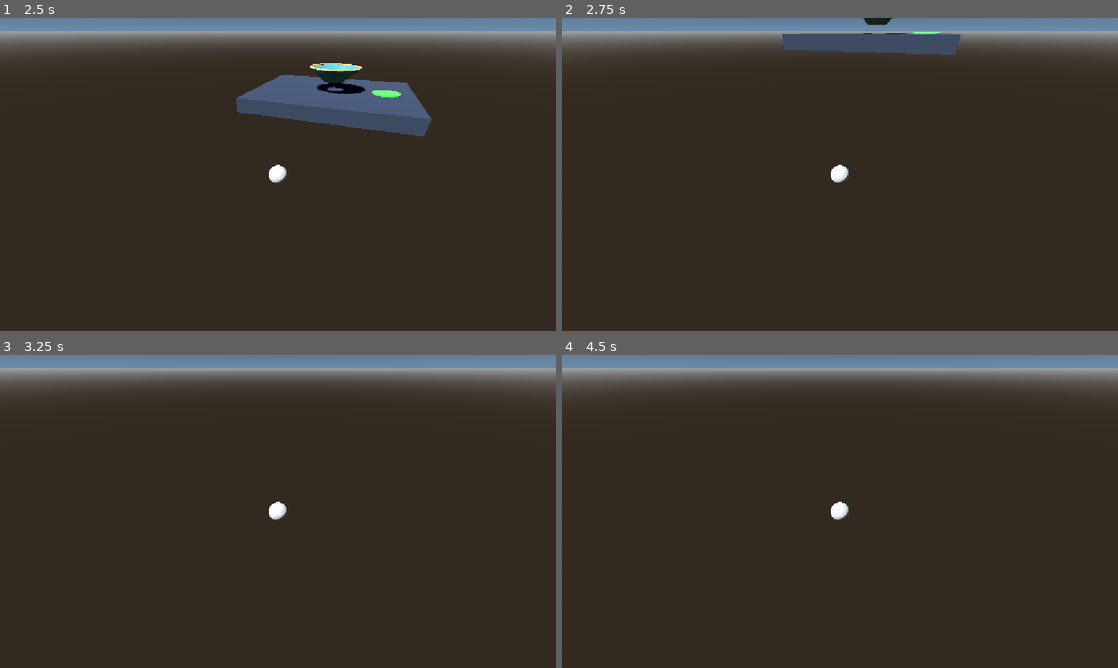
Above: before the commit, frames 1-4 (two rows, left to right).
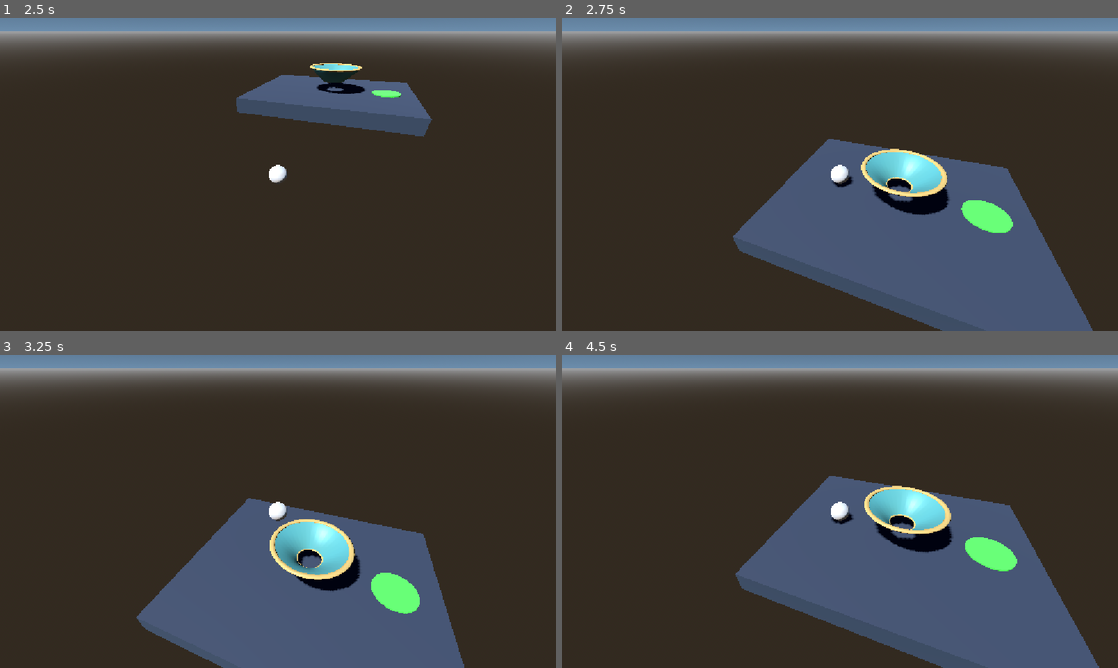
Above: after the commit, the same moments.

Repository: DestroyerMob/rolypoly
Game: Godot game, scene res://scenes/obstacles/funnel_demo.tscn
Same seed, same stepped clock (60 frames per second), same inputs: the game is played once before the commit and once after it. This scene is started directly instead of the project's main scene.
Inputs:
- Up to frame 1 (2.5 s): tap Enter at 0.5 s; hold D (right) 0.53-1.28 s; tap Space (jump) at 0.77, 1.52 s; hold S (backward) 1.28-2.03 s; hold D (right) from 2.03 s (still down)
- Up to frame 2 (2.75 s): keep holding D (right)
- Up to frame 3 (3.25 s): release D (right) at 2.78 s; hold W (forward) from 2.78 s (still down); tap Space (jump) at 3.02 s
- Up to frame 4 (4.5 s): release W (forward) at 3.53 s; hold A (left) from 3.53 s (still down); tap Space (jump) at 3.77 s

Frame 1 is identical in both runs. In frame 2, 27% of the frame differs, in the area x 30-96%, y 0-100%; in frame 3, 23%; in frame 4, 25%.

Commit message:
updated deathzone

Diff:
--- a/scenes/obstacles/funnel_demo.tscn
+++ b/scenes/obstacles/funnel_demo.tscn
@@ -1,8 +1,9 @@
-[gd_scene load_steps=11 format=3]
+[gd_scene load_steps=12 format=3]
 
 [ext_resource type="PackedScene" path="res://packed_scenes/player.tscn" id="1_player"]
 [ext_resource type="PackedScene" path="res://scenes/obstacles/funnel.tscn" id="2_funnel"]
 [ext_resource type="Script" path="res://scripts/camera.gd" id="3_camera"]
+[ext_resource type="PackedScene" path="res://scenes/death_zone.tscn" id="4_death_zone"]
 
 [sub_resource type="BoxShape3D" id="BoxShape3D_floor"]
 size = Vector3(12, 1, 10)
@@ -65,6 +66,9 @@
 material_override = SubResource("StandardMaterial3D_target")
 mesh = SubResource("CylinderMesh_target")
 
+[node name="DeathZone" parent="." instance=ExtResource("4_death_zone")]
+position = Vector3(0, -5, 0)
+
 [node name="Camera3D" type="Camera3D" parent="."]
 transform = Transform3D(1, 0, 0, 0, 0.786744, 0.617279, 0, -0.617279, 0.786744, 0, 7, 8.5)
 script = ExtResource("3_camera")
--- a/scenes/obstacles/ladle_demo.tscn
+++ b/scenes/obstacles/ladle_demo.tscn
@@ -1,8 +1,9 @@
-[gd_scene load_steps=10 format=3]
+[gd_scene load_steps=11 format=3]
 
 [ext_resource type="PackedScene" path="res://packed_scenes/player.tscn" id="1_player"]
 [ext_resource type="PackedScene" path="res://scenes/obstacles/ladle.tscn" id="2_ladle"]
 [ext_resource type="Script" path="res://scripts/camera.gd" id="3_camera"]
+[ext_resource type="PackedScene" path="res://scenes/death_zone.tscn" id="4_death_zone"]
 
 [sub_resource type="BoxShape3D" id="BoxShape3D_floor"]
 size = Vector3(16, 1, 10)
@@ -46,6 +47,9 @@
 [node name="Player" parent="." instance=ExtResource("1_player")]
 position = Vector3(0.08, 0.88, 0)
 
+[node name="DeathZone" parent="." instance=ExtResource("4_death_zone")]
+position = Vector3(0, -5, 0)
+
 [node name="Camera3D" type="Camera3D" parent="."]
 position = Vector3(4.3, 7.5, 12)
 script = ExtResource("3_camera")
--- a/scenes/obstacles/masher_demo.tscn
+++ b/scenes/obstacles/masher_demo.tscn
@@ -1,8 +1,9 @@
-[gd_scene load_steps=9 format=3]
+[gd_scene load_steps=10 format=3]
 
 [ext_resource type="PackedScene" path="res://packed_scenes/player.tscn" id="1_player"]
 [ext_resource type="PackedScene" path="res://scenes/obstacles/masher.tscn" id="2_masher"]
 [ext_resource type="Script" path="res://scripts/camera.gd" id="3_camera"]
+[ext_resource type="PackedScene" path="res://scenes/death_zone.tscn" id="4_death_zone"]
 
 [sub_resource type="BoxShape3D" id="BoxShape3D_floor"]
 size = Vector3(10, 1, 10)
@@ -45,6 +46,9 @@
 
 [node name="Masher" parent="." instance=ExtResource("2_masher")]
 
+[node name="DeathZone" parent="." instance=ExtResource("4_death_zone")]
+position = Vector3(0, -5, 0)
+
 [node name="Camera3D" type="Camera3D" parent="."]
 transform = Transform3D(1, 0, 0, 0, 0.786744, 0.617279, 0, -0.617279, 0.786744, 0, 7, 7.5)
 script = ExtResource("3_camera")
--- a/scenes/obstacles/rolling_pin_demo.tscn
+++ b/scenes/obstacles/rolling_pin_demo.tscn
@@ -1,8 +1,9 @@
-[gd_scene load_steps=9 format=3]
+[gd_scene load_steps=10 format=3]
 
 [ext_resource type="PackedScene" path="res://packed_scenes/player.tscn" id="1_player"]
 [ext_resource type="PackedScene" path="res://scenes/obstacles/rolling_pin.tscn" id="2_rolling"]
 [ext_resource type="Script" path="res://scripts/camera.gd" id="3_camera"]
+[ext_resource type="PackedScene" path="res://scenes/death_zone.tscn" id="4_death_zone"]
 
 [sub_resource type="BoxShape3D" id="BoxShape3D_floor"]
 size = Vector3(12, 1, 10)
@@ -45,6 +46,9 @@
 
 [node name="RollingPin" parent="." instance=ExtResource("2_rolling")]
 
+[node name="DeathZone" parent="." instance=ExtResource("4_death_zone")]
+position = Vector3(0, -5, 0)
+
 [node name="Camera3D" type="Camera3D" parent="."]
 transform = Transform3D(1, 0, 0, 0, 0.786744, 0.617279, 0, -0.617279, 0.786744, 0, 7, 8.5)
 script = ExtResource("3_camera")
--- a/scripts/death_zone.gd
+++ b/scripts/death_zone.gd
@@ -1,7 +1,11 @@
 extends Area3D
 
-#On death restart scene
+var _restarting := false
+
+
+# On death restart the scene after the current physics callback finishes.
 func _on_body_entered(body: Node3D) -> void:
-	if body is Player:
+	if body is Player and not _restarting:
+		_restarting = true
 		print("You died :( ")
-		get_tree().reload_current_scene()
+		get_tree().call_deferred("reload_current_scene")
